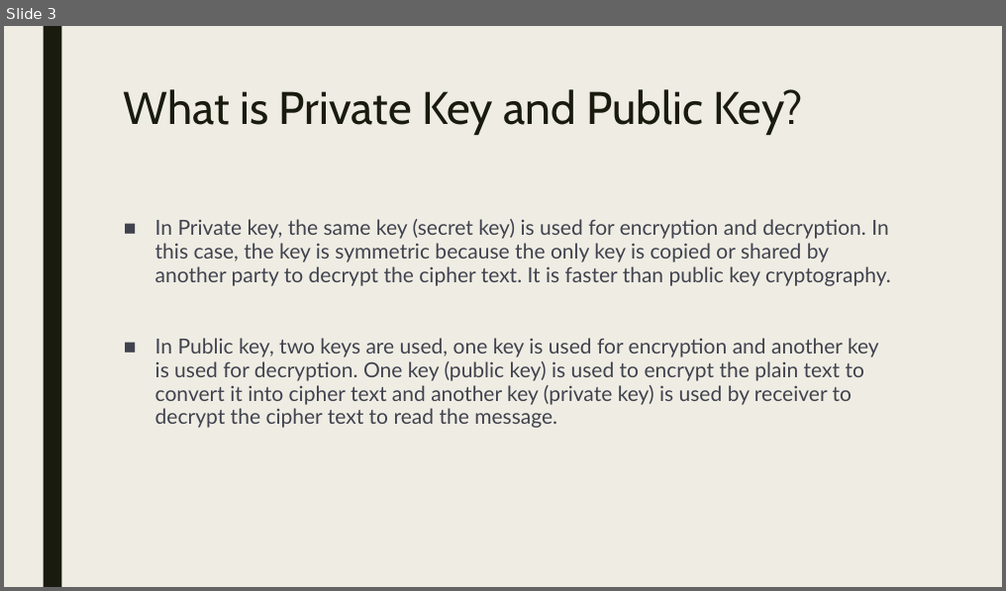
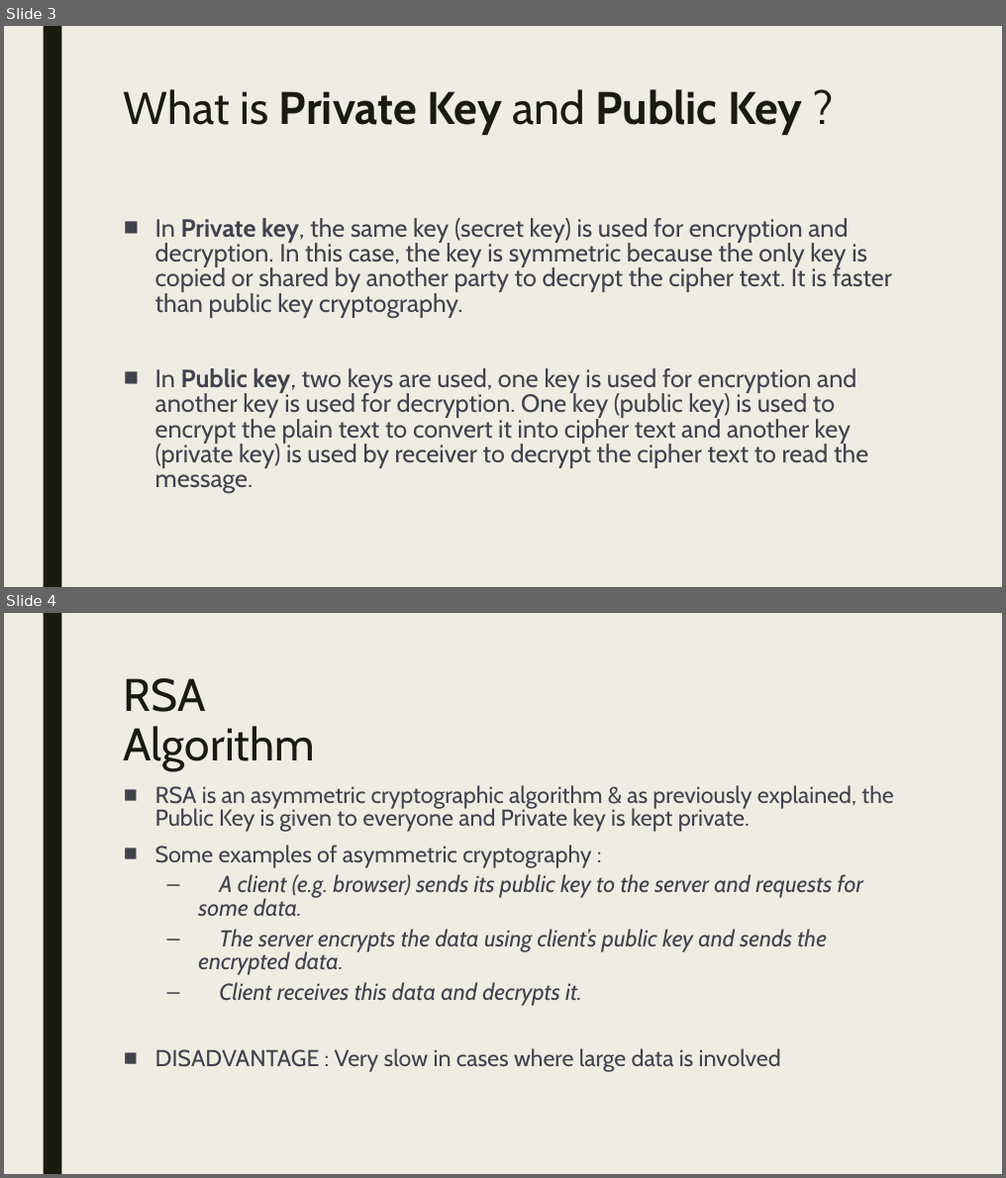
Before and after one commit to Jaidev810/ECC-Cipher, a slide deck: Ecc Cipher.pptx. Shown one above the other, each under a label of ours: slide 3 before the commit, slides 3 and 4 after it. The pictures are 1006x591 and 1006x1178 pixels, drawn with LibreOffice and Linux fonts; fonts in the diff are those of the drawing. Boxes give left, top, right and bottom in pixels: in the first picture for what was removed or moved away, otherwise in the second. Text is boxed around its words. In the diff, an @@ line names an element or a change of style, - is before the commit and + after.

```diff
--- a/Ecc Cipher.pptx
+++ b/Ecc Cipher.pptx
@@ slide 4 added at <box>4,613,1002,1174</box>, background #EFEDE3; not listed: 1 template element that a slide beside it also shows @@
@@ text added at <box>124,678,315,771</box>, 44 pt, text #191B0E @@
+RSA Algorithm
@@ text added at <box>155,785,893,1072</box>, 22.2 pt, text #40424E @@
+■ RSA is an asymmetric cryptographic algorithm & as previously explained, the Public Key is given to everyone and Private key is kept private.
+■ Some examples of asymmetric cryptography :
+  – A client (e.g. browser) sends its public key to the server and requests for some data.
+  – The server encrypts the data using client’s public key and sends the encrypted data.
+  – Client receives this data and decrypts it.
+■ DISADVANTAGE : Very slow in cases where large data is involved
@@ slide 3 changed as well @@
@@ title at <box>124,89,802,135</box>: text changed; bold on @@
-What is Private Key and Public Key?
+What is Private Key and Public Key ?
@@ text "In Private key, the same ..." at <box>155,218,892,494</box>: size 20 to 24 pt, font Lato to Cabin; bold on in "Private key,", "Public key,"; line spacing 0.94 to 0.84 @@
```
Also in this commit, not shown: 2 other slides changed, 3 other slides added, 5 slides removed.
